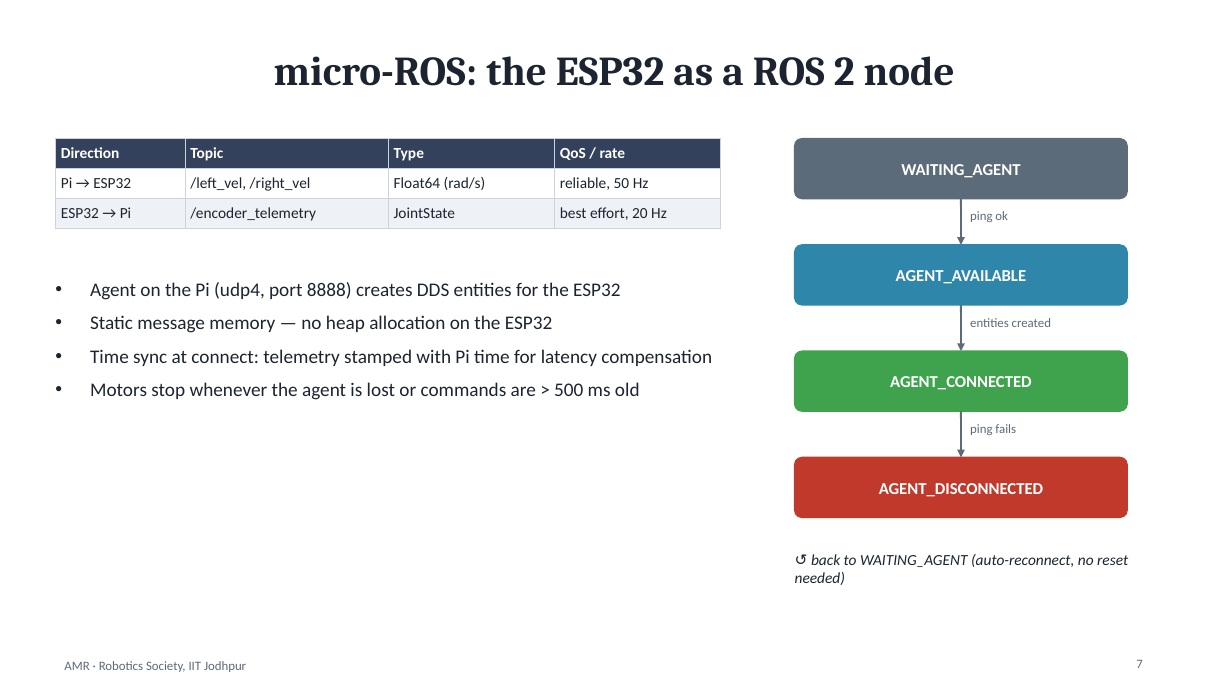
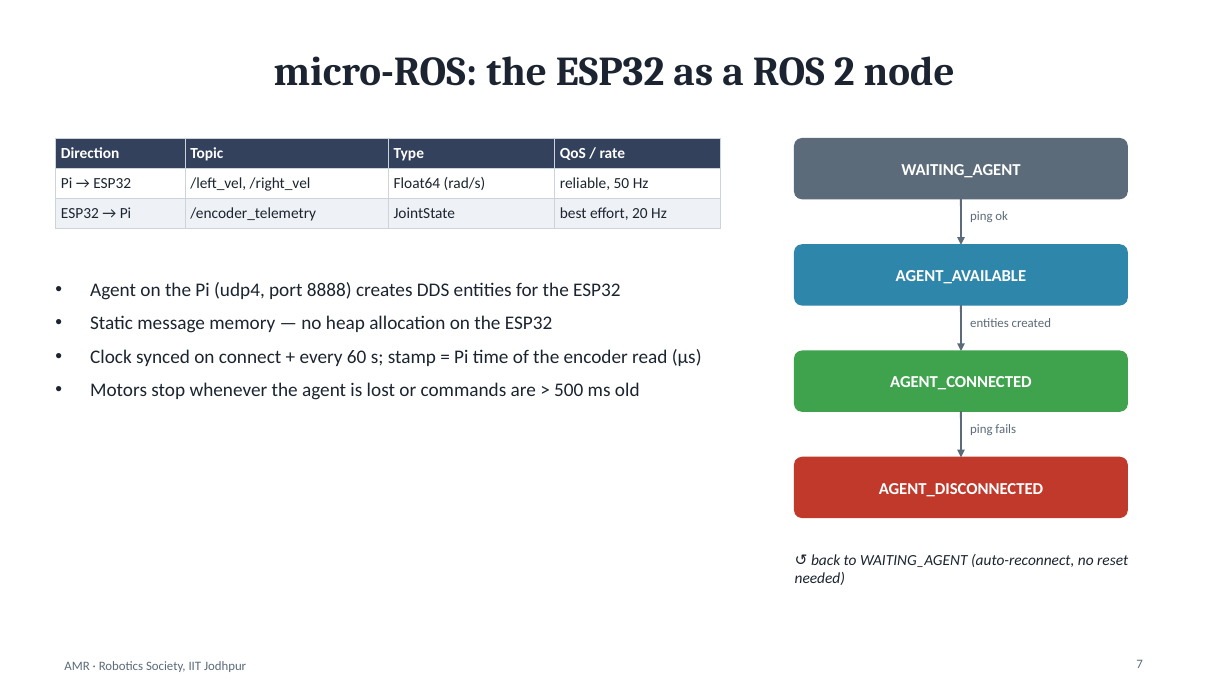
Before and after one commit to codr-shiv/amr, a slide deck: slide 7 of final-product/docs/presentation/AMR_Project_Presentation.pptx. Drawn at 1232x693 pixels with LibreOffice and Linux fonts; fonts in the diff are those of the drawing. Boxes give left, top, right and bottom in pixels: in the first picture for what was removed or moved away, otherwise in the second. Text is boxed around its words. In the diff, an @@ line names an element or a change of style, - is before the commit and + after.

```diff
--- a/final-product/docs/presentation/AMR_Project_Presentation.pptx
+++ b/final-product/docs/presentation/AMR_Project_Presentation.pptx
@@ text at [90, 349, 702, 366]: text changed @@
-• Time sync at connect: telemetry stamped with Pi time for latency compensation
+• Clock synced on connect + every 60 s; stamp = Pi time of the encoder read (µs)
```
Also in this commit, not shown: 4 other slides changed, 31 other files.
